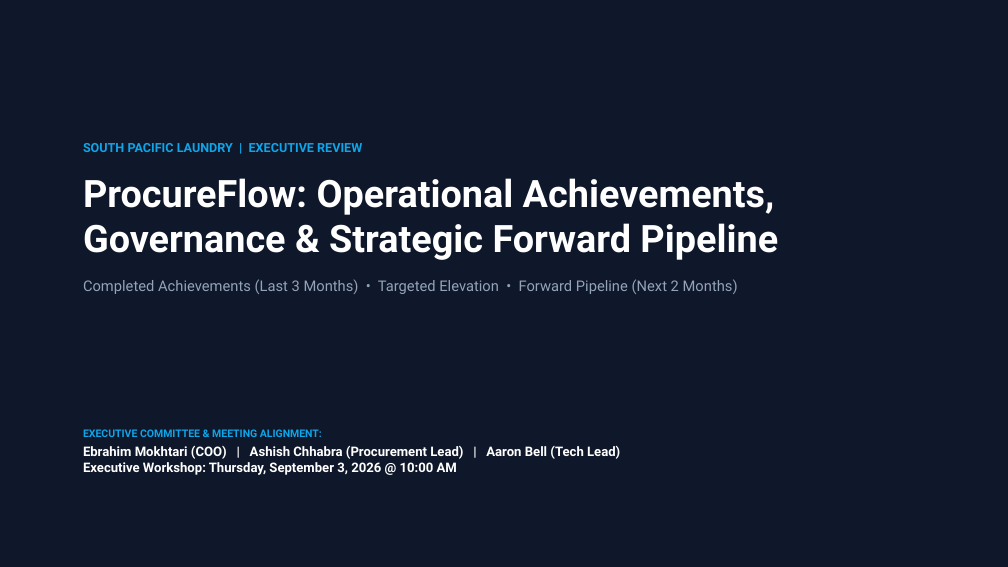
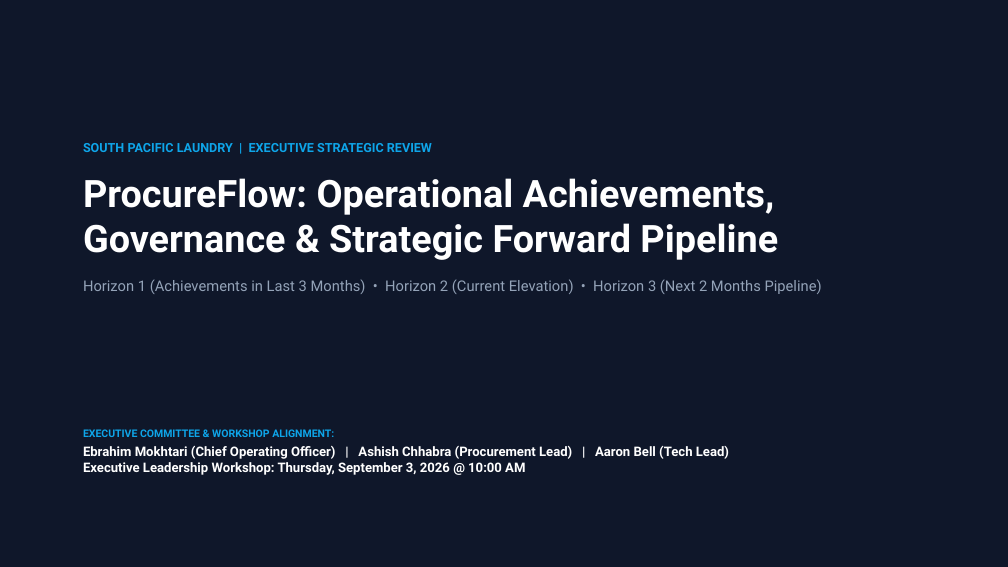
Before and after one commit to SPLGit-Project/ProcureFlow-App, a slide deck: slide 1 of docs/ProcureFlow_Executive_Roadmap.pptx. Drawn at 1008x567 pixels with LibreOffice and Linux fonts; fonts in the diff are those of the drawing. Boxes give left, top, right and bottom in pixels: in the first picture for what was removed or moved away, otherwise in the second. Text is boxed around its words. In the diff, an @@ line names an element or a change of style, - is before the commit and + after.

Commit message:
docs: elevate action plan & presentation to v4.0 with Three-Horizon model, training in forward pipeline, and Short Supply logic migration

```diff
--- a/docs/ProcureFlow_Executive_Roadmap.pptx
+++ b/docs/ProcureFlow_Executive_Roadmap.pptx
@@ text at (83,143,432,152): text changed @@
-SOUTH PACIFIC LAUNDRY | EXECUTIVE REVIEW
+SOUTH PACIFIC LAUNDRY | EXECUTIVE STRATEGIC REVIEW
@@ text at (83,279,822,294): text changed @@
-Completed Achievements (Last 3 Months) • Targeted Elevation • Forward Pipeline (Next 2 Months)
+Horizon 1 (Achievements in Last 3 Months) • Horizon 2 (Current Elevation) • Horizon 3 (Next 2 Months Pipeline)
@@ text at (83,429,729,475): text changed @@
-EXECUTIVE COMMITTEE & MEETING ALIGNMENT:
-Ebrahim Mokhtari (COO) | Ashish Chhabra (Procurement Lead) | Aaron Bell (Tech Lead)
-Executive Workshop: Thursday, September 3, 2026 @ 10:00 AM
+EXECUTIVE COMMITTEE & WORKSHOP ALIGNMENT:
+Ebrahim Mokhtari (Chief Operating Officer) | Ashish Chhabra (Procurement Lead) | Aaron Bell (Tech Lead)
+Executive Leadership Workshop: Thursday, September 3, 2026 @ 10:00 AM
```
Also in this commit, not shown: 8 other slides changed, 1 other file.
